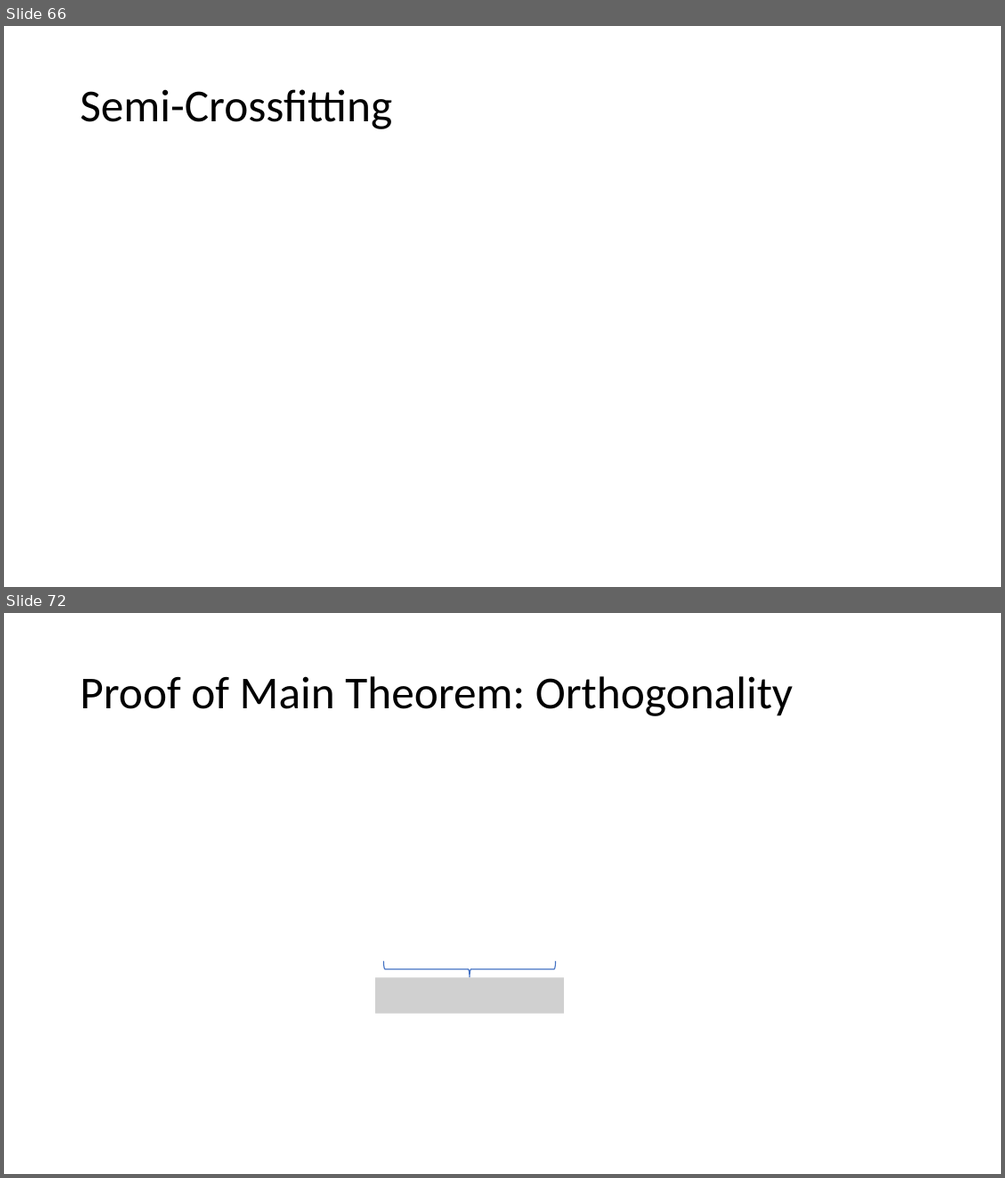
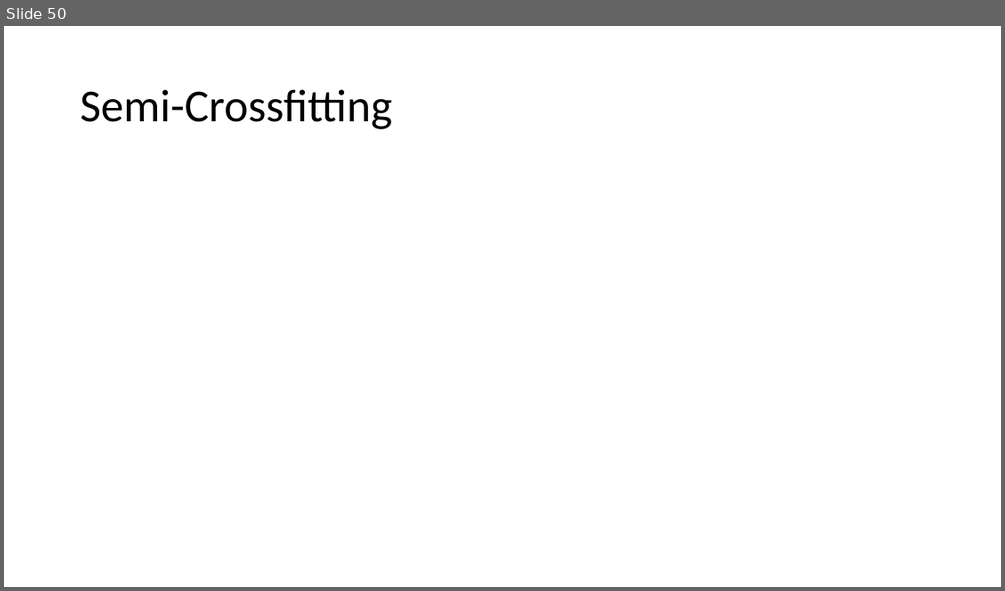
Before and after one commit to stanford-msande228/winter25, a slide deck: assets/presentations/MSANDE228_Lecture13_Inference_with_Modern_NonLinear_Methods.pptx. Shown one above the other, each under a label of ours: slides 66 and 72 before the commit, slide 50 after it; the slides between them are not shown. The pictures are 1005x1178 and 1005x591 pixels, drawn with LibreOffice and Linux fonts; fonts in the diff are those of the drawing; grey boxes stand for pictures. Boxes give left, top, right and bottom in pixels: in the first picture for what was removed or moved away, otherwise in the second. Text is boxed around its words. In the diff, an @@ line names an element or a change of style, - is before the commit and + after.

```diff
--- a/assets/presentations/MSANDE228_Lecture13_Inference_with_Modern_NonLinear_Methods.pptx
+++ b/assets/presentations/MSANDE228_Lecture13_Inference_with_Modern_NonLinear_Methods.pptx
@@ slide 72 removed at box(4, 613, 1001, 1174), background #FFFFFF @@
@@ title removed at box(80, 676, 793, 716) @@
-Proof of Main Theorem: Orthogonality
@@ picture removed at box(375, 977, 563, 1013) @@
@@ right brace removed at box(384, 961, 556, 977) @@
@@ what was slide 66 is now slide 50 @@
```
Also in this commit, not shown: 7 slides changed, 3 slides added, 28 other slides removed, 1 other file.
